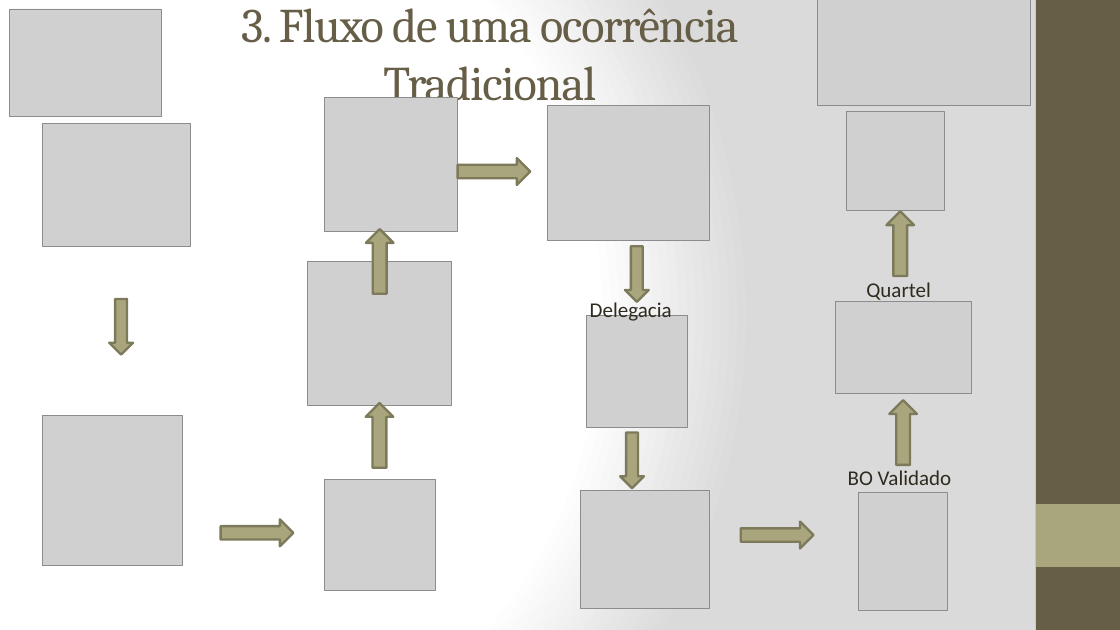
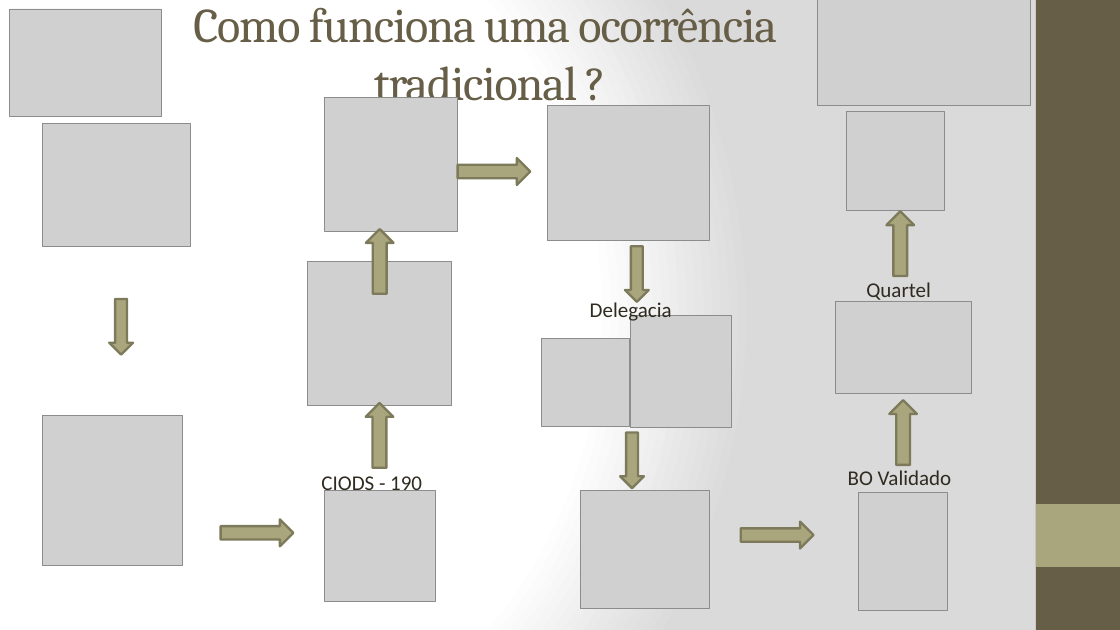
Before and after one commit to marlonscastro/estagiotcc, a slide deck: slide 6 of Apresentação_PPT.pptx (slide 8 before the commit). Drawn at 1120x630 pixels with LibreOffice and Linux fonts; fonts in the diff are those of the drawing; grey boxes stand for pictures. Boxes give left, top, right and bottom in pixels: in the first picture for what was removed or moved away, otherwise in the second. Text is boxed around its words. In the diff, an @@ line names an element or a change of style, - is before the commit and + after.

```diff
--- a/Apresentação_PPT.pptx
+++ b/Apresentação_PPT.pptx
@@ title at (x1=193, y1=7, x2=776, y2=110): text changed @@
-3. Fluxo de uma ocorrência
-Tradicional
+Como funciona uma ocorrência
+tradicional ?
@@ picture moved from (x1=586, y1=316, x2=687, y2=429) to (x1=631, y1=316, x2=732, y2=429) @@
@@ picture added at (x1=542, y1=339, x2=629, y2=426) @@
@@ text added at (x1=321, y1=476, x2=422, y2=496), 18 pt, text #2F2B20 @@
+CIODS - 190
@@ picture moved from (x1=324, y1=480, x2=435, y2=591) to (x1=324, y1=491, x2=435, y2=602) @@
```
Also in this commit, not shown: 8 other slides changed, 9 slides added, 14 slides removed, 3 other files.
